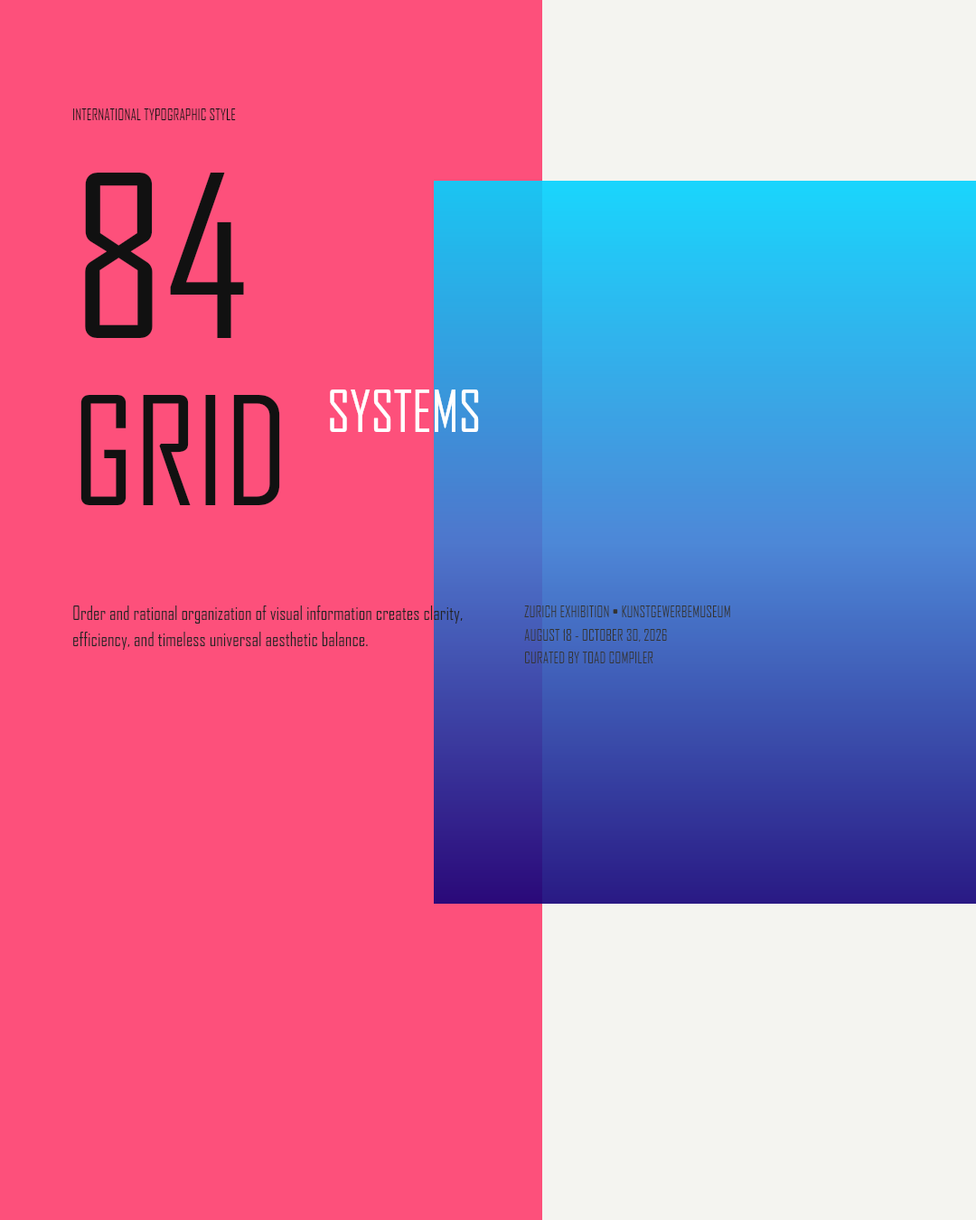
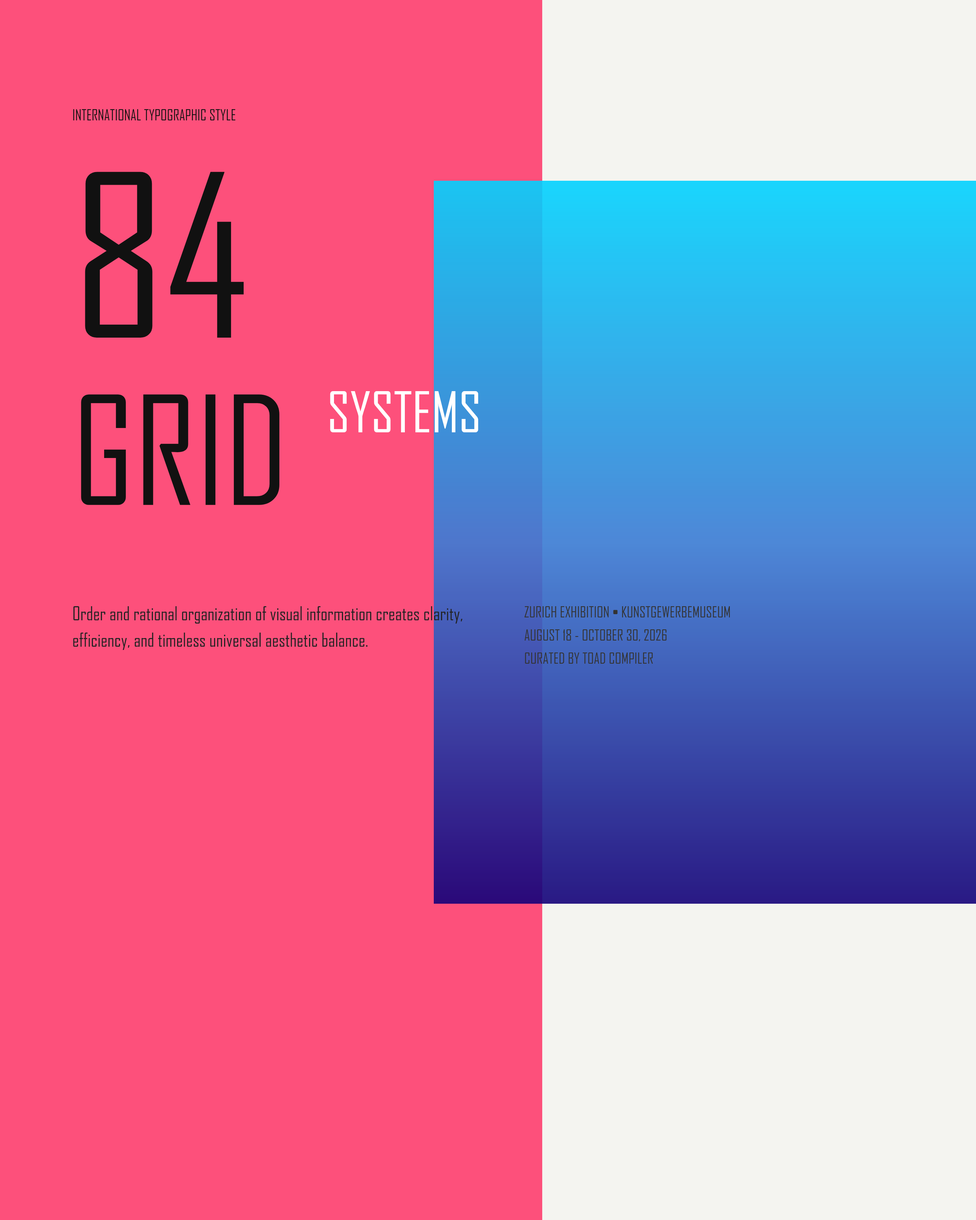
Before/after of a 976x1220 layered artwork. What changed in the layer stack:
painted on "ZURICH EXHIBITION • KUNSTGEWER" over [left=526, top=650, right=653, bottom=655]
painted on "Order and rational organizatio" over [left=74, top=611, right=443, bottom=648]
painted on "SYSTEMS" over [left=330, top=388, right=480, bottom=420]
painted on "84" over [left=90, top=171, right=225, bottom=254]
painted on "INTERNATIONAL TYPOGRAPHIC STYL" over [left=95, top=110, right=181, bottom=122]
